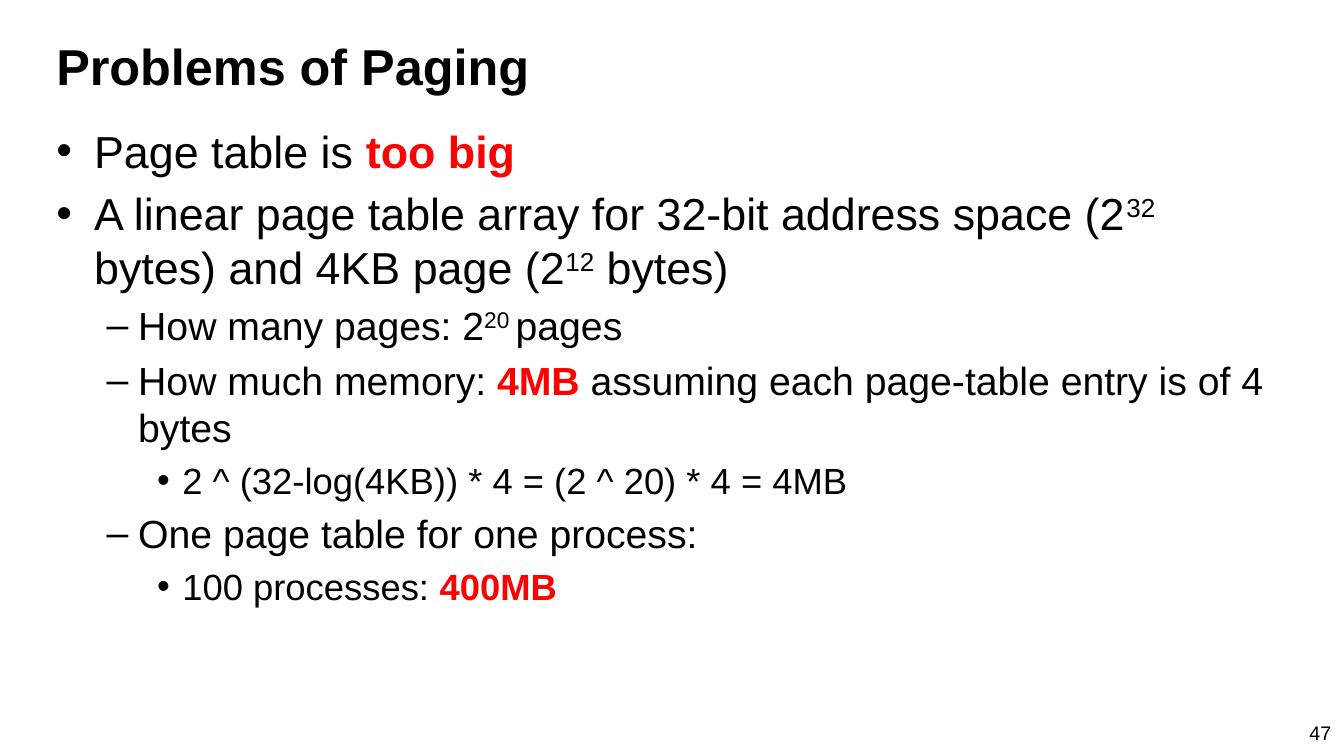
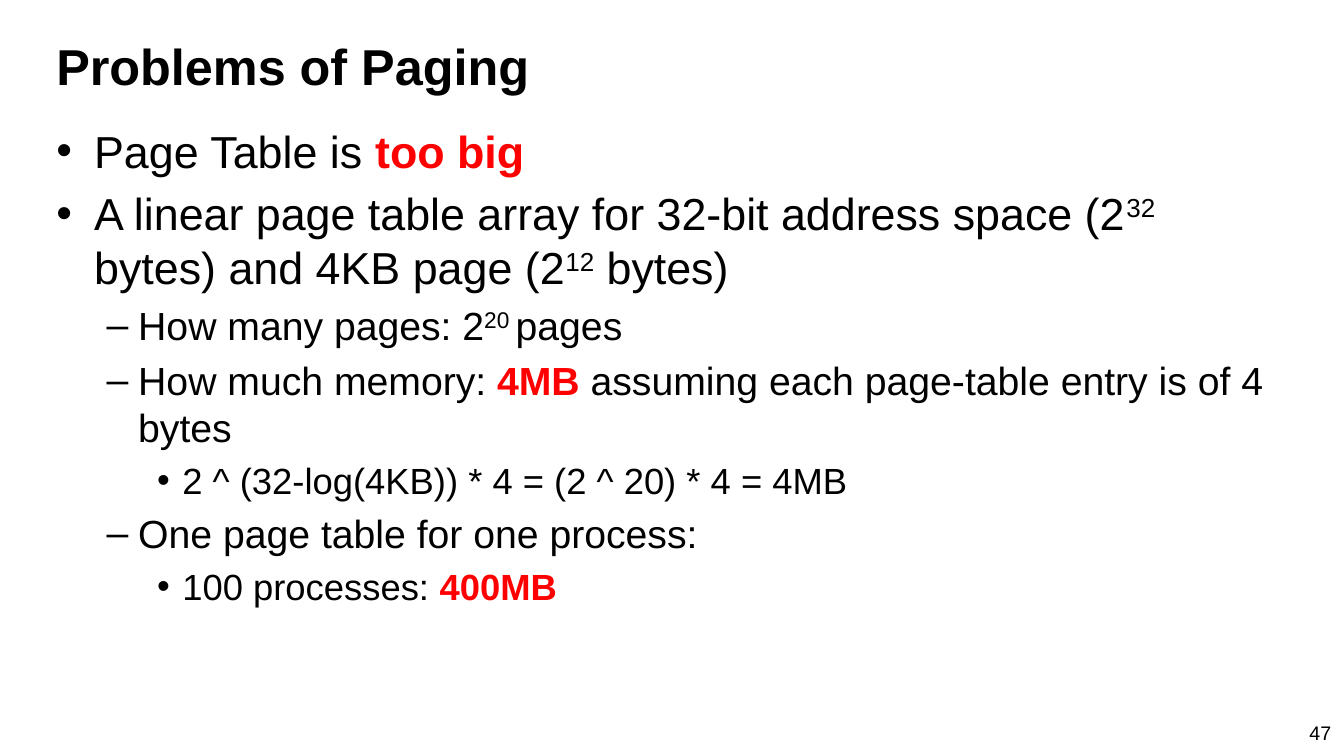
Before and after one commit to guhofstra/CSC256Fa25, a slide deck: slide 47 of PPTs/L8-Memory System II Paging.pptx. Drawn at 1344x756 pixels with LibreOffice and Linux fonts; fonts in the diff are those of the drawing. Boxes give left, top, right and bottom in pixels: in the first picture for what was removed or moved away, otherwise in the second. Text is boxed around its words. In the diff, an @@ line names an element or a change of style, - is before the commit and + after.

```diff
--- a/PPTs/L8-Memory System II Paging.pptx
+++ b/PPTs/L8-Memory System II Paging.pptx
@@ text at [94, 135, 524, 177]: text changed @@
-• Page table is too big
+• Page Table is too big
```
Also in this commit, not shown: 23 other slides changed, 3 other files.
